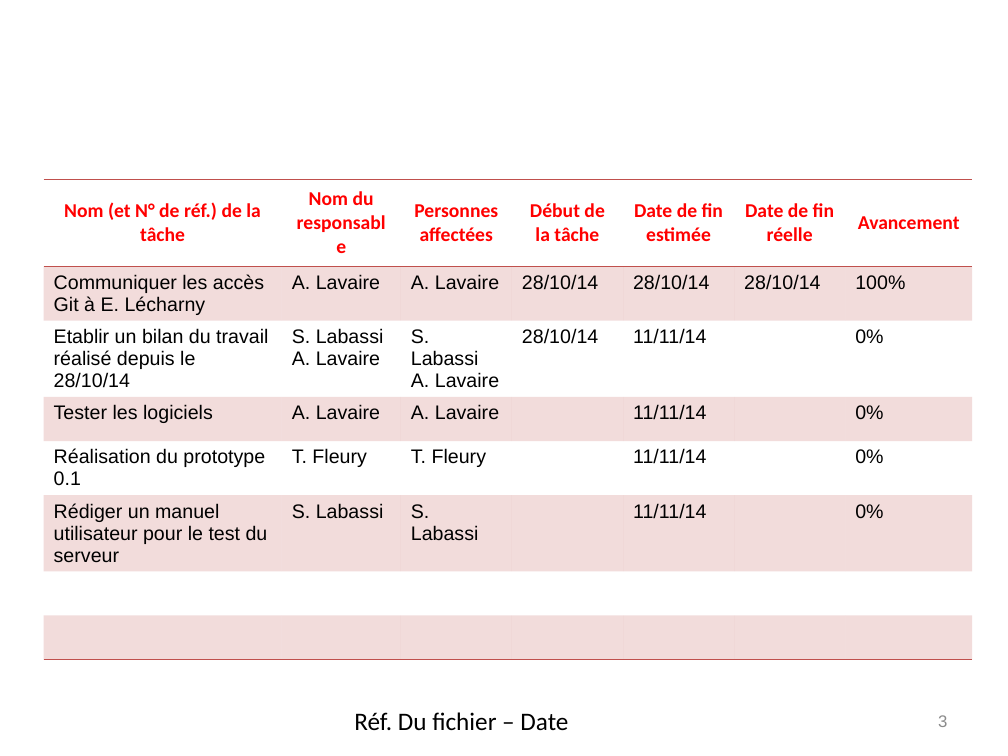
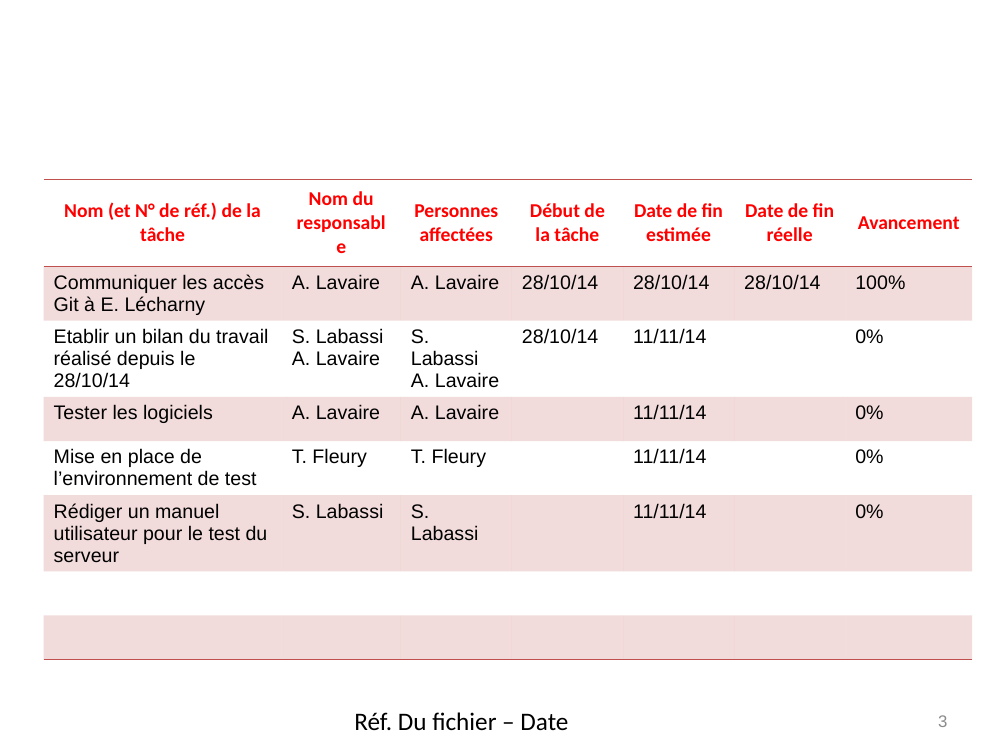
Before and after one commit to elecharny/pi-injector, a slide deck: slide 3 of Documents/TB 2014.10.28.pptx. Drawn at 1008x756 pixels with LibreOffice and Linux fonts; fonts in the diff are those of the drawing; background and template pictures are left out. Boxes give left, top, right and bottom in pixels: in the first picture for what was removed or moved away, otherwise in the second. Text is boxed around its words. In the diff, an @@ line names an element or a change of style, - is before the commit and + after.

```diff
--- a/Documents/TB 2014.10.28.pptx
+++ b/Documents/TB 2014.10.28.pptx
@@ table at [43, 179, 971, 651] @@
-row 5, column 1: Réalisation du prototype 0.1
+row 5, column 1: Mise en place de l’environnement de test
```
Also in this commit, not shown: 3 other slides changed, 1 other file.
